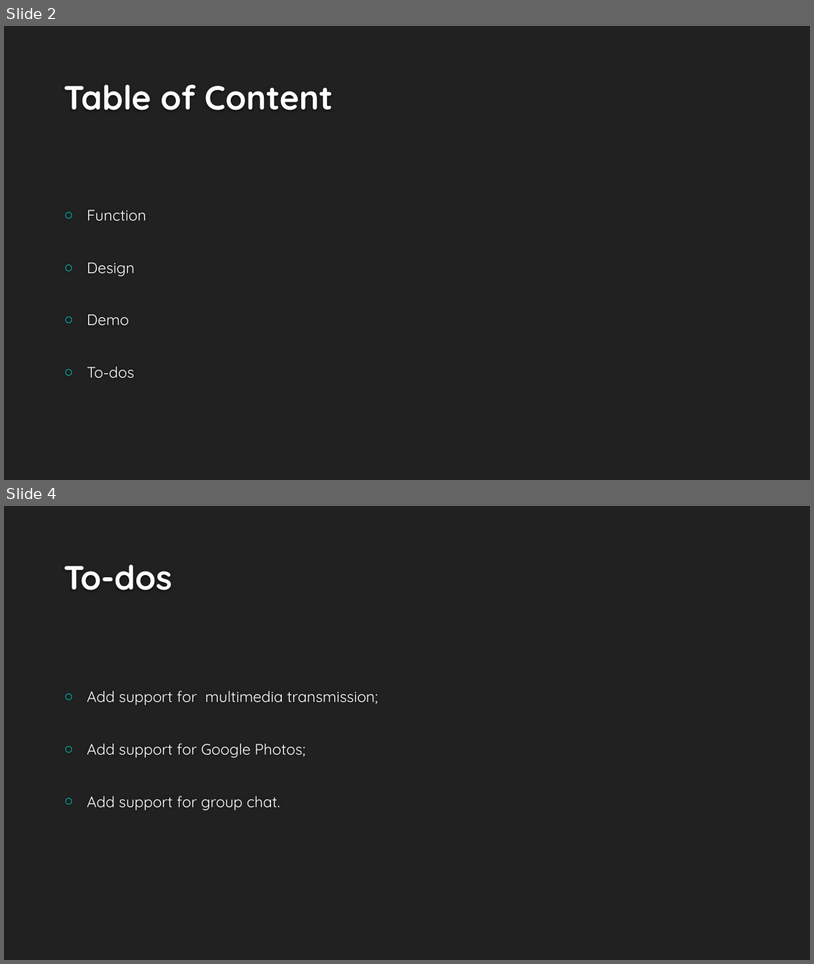
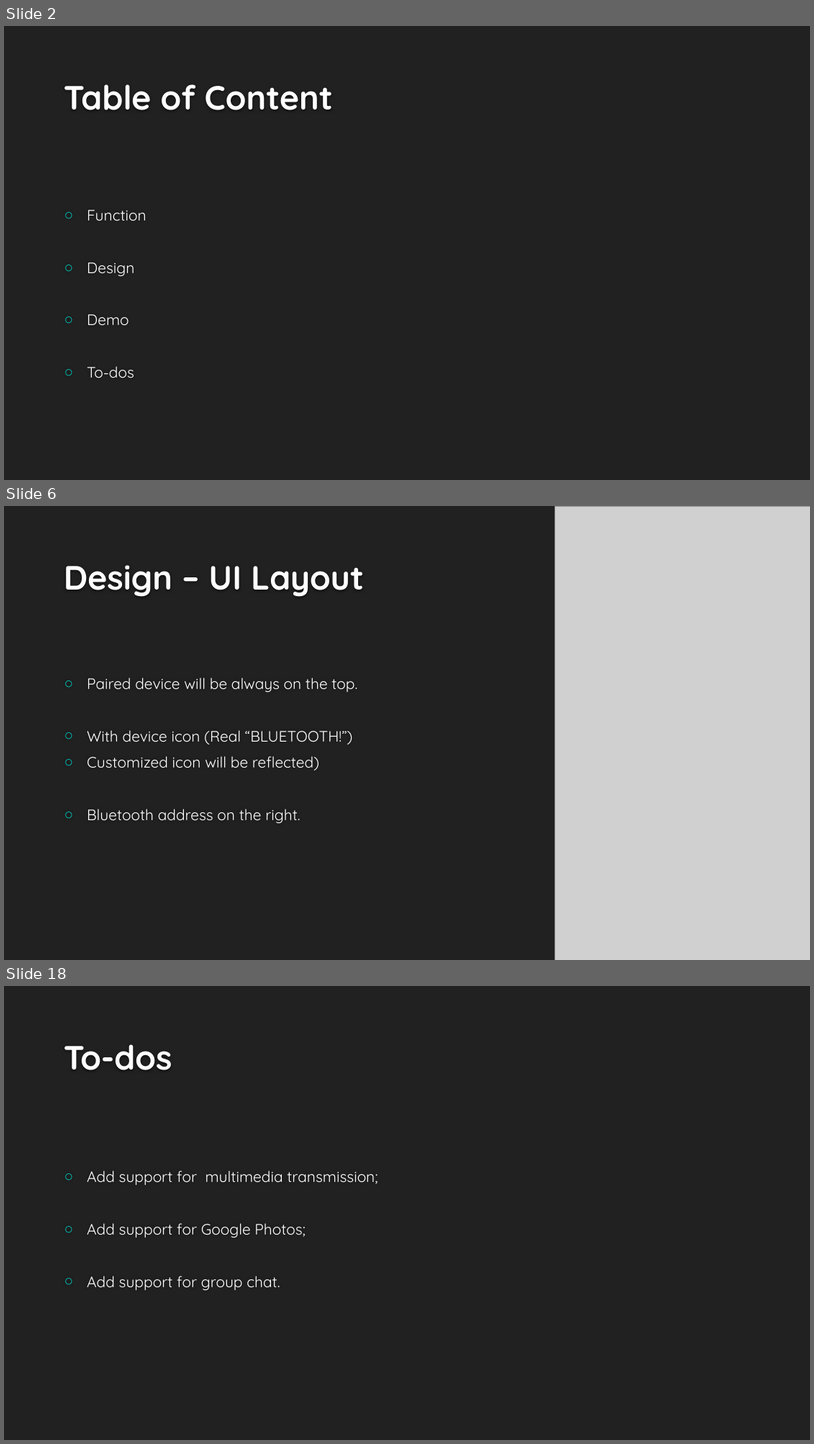
Before and after one commit to peiZ-peter/BluetoothChat, a slide deck: Presentation.pptx. Shown one above the other, each under a label of ours: slides 2 and 4 before the commit, slides 2, 6 and 18 after it; the slides between them are not shown. The pictures are 814x964 and 814x1444 pixels, drawn with LibreOffice and Linux fonts; fonts in the diff are those of the drawing; grey boxes stand for pictures; background and template pictures are left out. Boxes give left, top, right and bottom in pixels: in the first picture for what was removed or moved away, otherwise in the second. Text is boxed around its words. In the diff, an @@ line names an element or a change of style, - is before the commit and + after.

```diff
--- a/Presentation.pptx
+++ b/Presentation.pptx
@@ slide 6 added at (4,506,810,960), background #212121 @@
@@ picture added at (555,506,810,960) @@
@@ title added at (64,565,364,597), 40 pt, text #FEFEFE, bold @@
+Design – UI Layout
@@ text added at (87,677,358,823), 18 pt, text #FFFFFF @@
+○ Paired device will be always on the top.
+○ With device icon (Real “BLUETOOTH!”)
+○ Customized icon will be reflected)
+○ Bluetooth address on the right.
@@ what was slide 4 is now slide 18 @@
```
Also in this commit, not shown: 1 slide changed, 13 other slides added, 26 other files.
